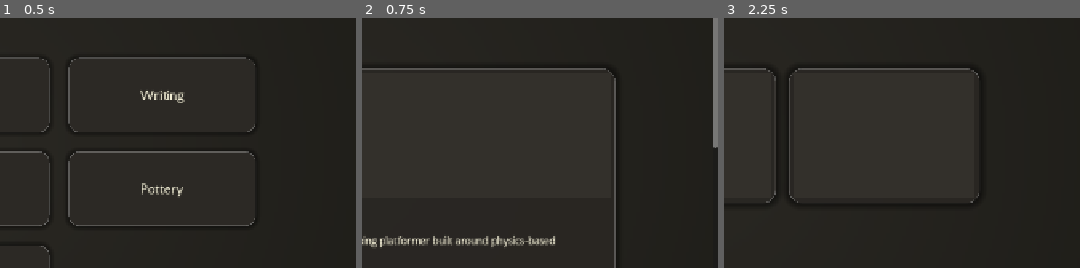
Above: before the commit, frames 1-3 (left to right).
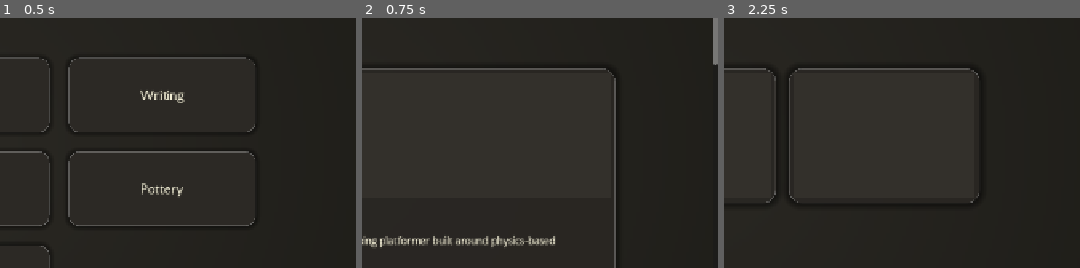
Above: after the commit, the same moments.

Repository: Amez73/website
Game: Godot game, scene res://scenes/LandingPage.tscn
Same seed, same stepped clock (60 frames per second), same inputs: the game is played once before the commit and once after it.
Inputs:
- Up to frame 1 (0.5 s): no input
- Up to frame 2 (0.75 s): click "Game Dev" at 0.5 s
- Up to frame 3 (2.25 s): click "← Back Home" at 1.25 s; click "Digital Art" at 2 s
The pictures show only the part of the screen within x 50-100%, y 24-74%; the shares and areas given below are measured in that part.

Frame 1 is identical in both runs. In frame 2, 0.5% of the frame differs, in the area x 98-100%, y 18-52%; in frame 3, nothing differs.

Commit message:
Add Fencing Game and Idle Clicker Battler to Game Dev page
Co-Authored-By: Claude Opus 5.5 <noreply@anthropic.com>

Diff:
--- a/scenes/pages/GameDev.tscn
+++ b/scenes/pages/GameDev.tscn
@@ -83,6 +83,22 @@
 link_text = "Play on itch.io"
 external_url = "https://danieldomaracki.itch.io/bladerush"
 
+[node name="Fencing" parent="Scroll/Row/Column" instance=ExtResource("3")]
+layout_mode = 2
+image_texture = ExtResource("4")
+title_text = "Fencing Game"
+description = "A head-to-head fencing action game built in Godot. Pick up your blade and fight! Playable in the browser or on Windows."
+link_text = "Play on itch.io"
+external_url = "https://amez73.itch.io/fencing-game"
+
+[node name="IdleClicker" parent="Scroll/Row/Column" instance=ExtResource("3")]
+layout_mode = 2
+image_texture = ExtResource("4")
+title_text = "Idle Clicker Battler"
+description = "An action-packed idle clicker where battles are won one click at a time. Currently in development, built in Godot and playable in the browser or on Windows."
+link_text = "Play on itch.io"
+external_url = "https://amez73.itch.io/idle-clicker-battler"
+
 [node name="BottomSpacer" type="Control" parent="Scroll/Row/Column"]
 custom_minimum_size = Vector2(0, 60)
 layout_mode = 2
